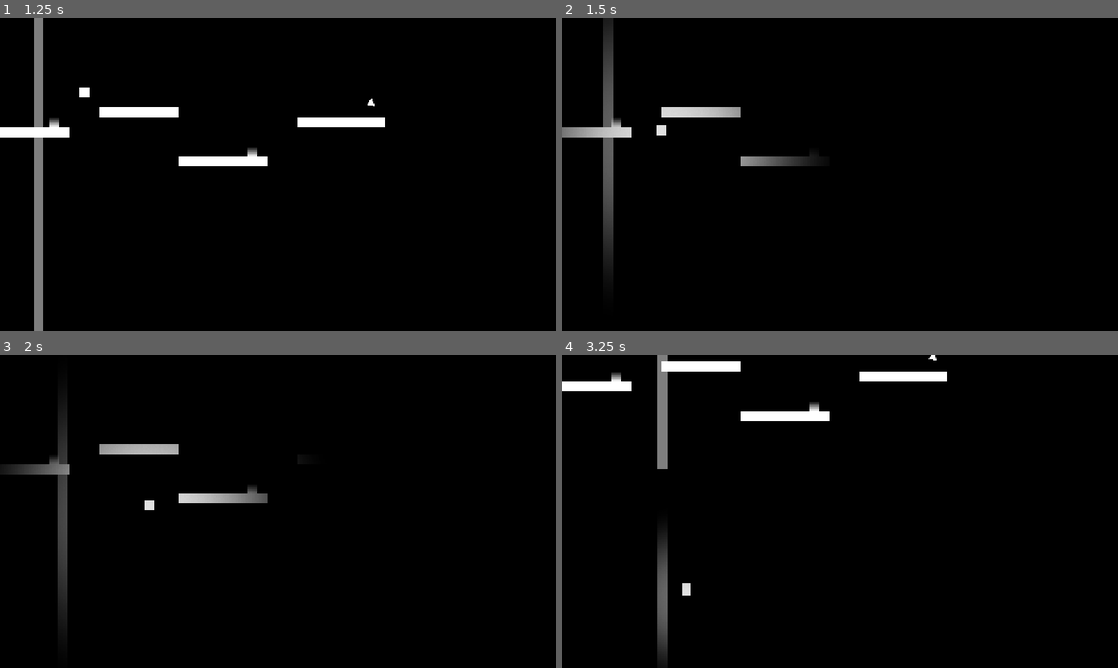
Above: before the commit, frames 1-4 (two rows, left to right).
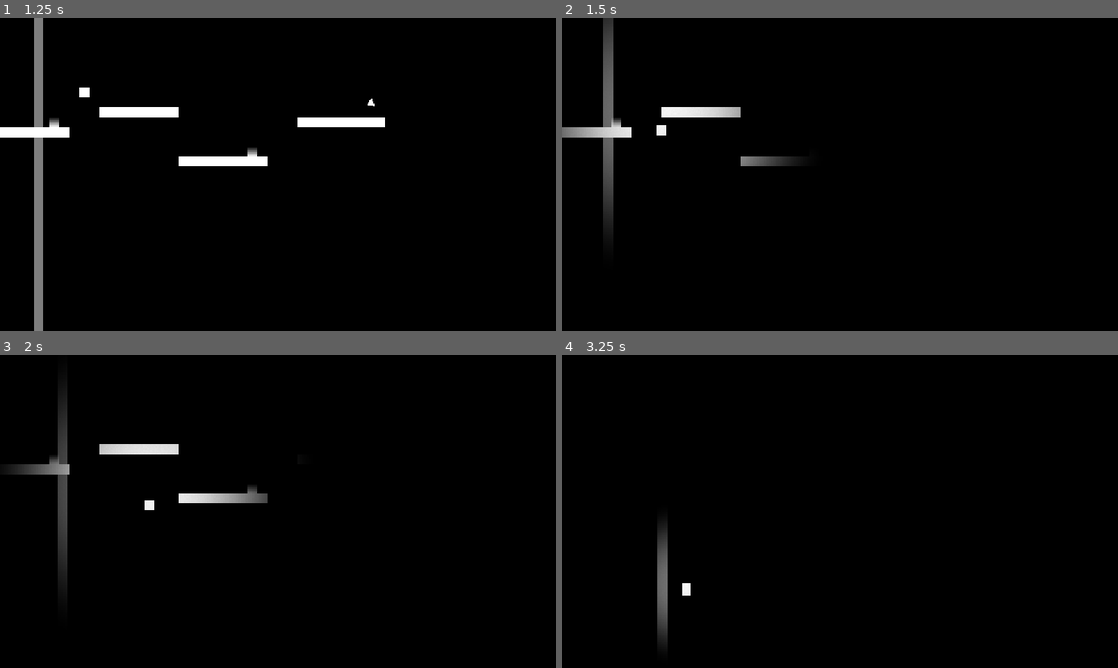
Above: after the commit, the same moments.

Repository: noahwu8888/gmtk-cogs-2025
Game: Godot game, scene res://scenes/atlinx.tscn
Same seed, same stepped clock (60 frames per second), same inputs: the game is played once before the commit and once after it. Sound files missing from this copy of the repository are replaced by a short silence.
Inputs:
- Up to frame 1 (1.25 s): tap Enter (ui_accept) at 0.5 s; hold D (p1_right) from 0.53 s (still down); tap P at 0.6 s; tap W (p1_jump) at 0.77 s
- Up to frame 2 (1.5 s): keep holding D (p1_right); tap Shift at 1.35 s
- Up to frame 3 (2 s): keep holding D (p1_right); tap W (p1_jump) at 1.52 s
- Up to frame 4 (3.25 s): release D (p1_right) at 2.03 s; hold A (p1_left) 2.03-2.78 s; tap P at 2.1 s; hold D (p1_right) from 2.78 s (still down); tap Shift at 2.85 s; tap W (p1_jump) at 3.02 s

Frame 1 is identical in both runs. In frame 2, 0.9% of the frame differs, in the area x 7-45%, y 10-80%; in frame 3, 0.6%; in frame 4, 2.9%, in the area x 0-70%, y 0-98%.

Commit message:
updated picture again

Diff:
--- a/prefabs/darkness_panel.tscn
+++ b/prefabs/darkness_panel.tscn
@@ -1,8 +1,8 @@
 [gd_scene load_steps=3 format=3 uid="uid://fwwt25t8gs83"]
 
-[ext_resource type="Texture2D" uid="uid://dpt30e5lu7krx" path="res://assets/art/gmtk_cave.png" id="1_d4byp"]
+[ext_resource type="Texture2D" uid="uid://bvelkxlgo70lo" path="res://assets/art/gmtk_dark.png" id="1_gjho2"]
 [ext_resource type="Script" uid="uid://c58kl2fxeo38" path="res://scripts/darkness_panel.gd" id="2_gjho2"]
 
 [node name="DarknessPanel" type="Sprite2D"]
-texture = ExtResource("1_d4byp")
+texture = ExtResource("1_gjho2")
 script = ExtResource("2_gjho2")
--- a/prefabs/player.tscn
+++ b/prefabs/player.tscn
@@ -134,7 +134,7 @@
 
 [node name="Visuals" type="Node2D" parent="."]
 position = Vector2(0, 128)
-scale = Vector2(1.00003, 0.999949)
+scale = Vector2(1.0447, 0.910605)
 
 [node name="Sprite2D" type="Sprite2D" parent="Visuals"]
 position = Vector2(0, -128)
Binary file added: assets/art/gmtk_dark.png
Not shown, added: assets/art/gmtk_dark.png.import
